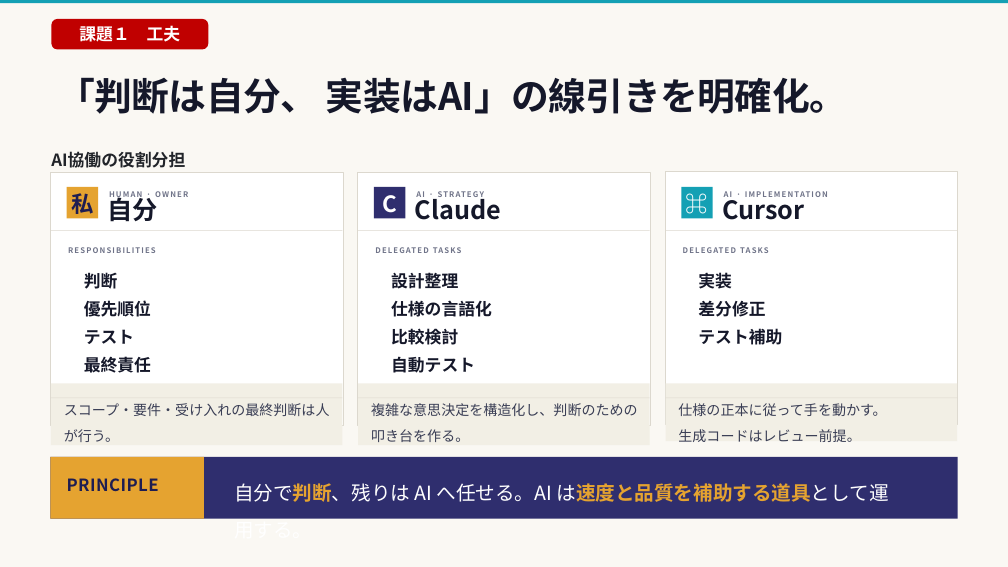
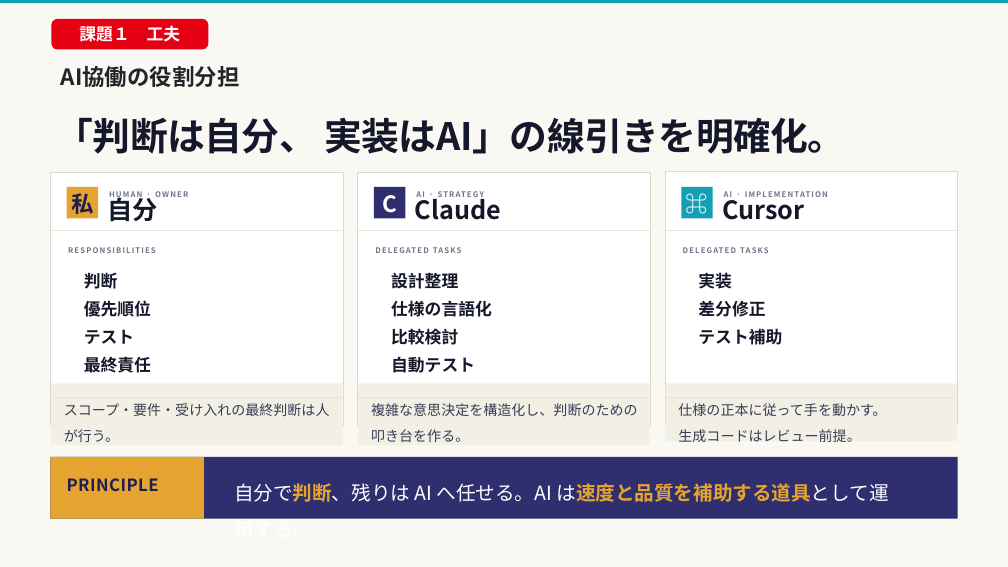
Before and after one commit to toutetu/ProjNexus_continue, a slide deck: slide 8 of materials/presentation_drafts/presentation_高橋朋子.pptx. Drawn at 1008x567 pixels with LibreOffice and Linux fonts; fonts in the diff are those of the drawing. Boxes give left, top, right and bottom in pixels: in the first picture for what was removed or moved away, otherwise in the second. Text is boxed around its words. In the diff, an @@ line names an element or a change of style, - is before the commit and + after.

```diff
--- a/materials/presentation_drafts/presentation_高橋朋子.pptx
+++ b/materials/presentation_drafts/presentation_高橋朋子.pptx
@@ rounded rectangle "課題１ 工夫" at [51,19,208,50]: fill #C00000 to #E60013 @@
@@ text "AI協働の役割分担": place and size @@
-text "AI協働の役割分担" at [51,151,185,168]
+text "AI協働の役割分担" at [61,66,240,87]
@@ text "AI協働の役割分担" at [61,66,240,87]: size 24 to 32 pt @@
@@ text "「判断は自分、 実装はAI」の線引きを明確化。": place and size @@
-text "「判断は自分、 実装はAI」の線引きを明確化。" at [57,77,847,114]
+text "「判断は自分、 実装はAI」の線引きを明確化。" at [56,117,845,154]
```
Also in this commit, not shown: 12 other slides changed, 5 other files.
